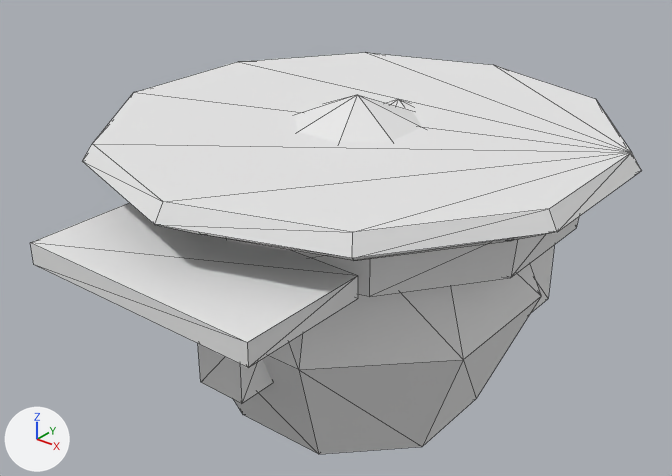
The glTF model assets/models/villager-head-cap.glb: old version first, new version second.
Before and after are seen from a 50 mm lens placed at (0.987, -1.326, 3.021), pointed at (-0.033, -0.051, 2.231). Every picture has the same lights, and +X, +Y and +Z are marked at lower left. The first picture is the older version. Mesh edges are drawn as thin lines. Vertices at exactly the same position are counted once.

Names of what the first picture shows: 'head'.
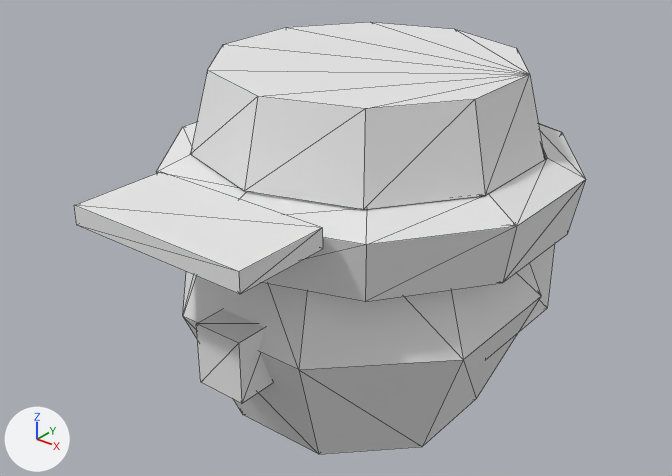
What differs and where, as boxes (x1, y1, x2, y2) in the pictures (672 x 476 px):
'head', reshaped (16% narrower, 8% taller): before (30, 53, 641, 454); after (74, 22, 586, 454)
part 1 of me_head, added: after (190, 22, 545, 210)
part 2 of me_head, reshaped: before (83, 53, 641, 313); after (156, 122, 586, 331)

The edits, one by one:
me_head is used by ob_head; location (0.0, 0.0, 0.0).
me_head had 110 vertices, 196 faces and spanned x -0.476..0.476, y -0.58..0.48, z 1.8..2.52.
me_head now has 110 vertices, 196 faces and spans x -0.38..0.38, y -0.53..0.41, z 1.8..2.58.
me_head part 1: a new loose piece, a 10-sided cut cone along z (radius 0.33 at the low end, 0.29 at the high end) spanning x -0.314..0.314, y -0.33..0.33, z 2.43..2.58, in mat_palette (its picture is missing).
Part 2, on me_head:
38 vertices are removed from x -0.476..0.476, y -0.52..0.48, z 2.39..2.47.
82 faces are deleted.
8 vertices in x -0.296..0.296, y -0.196..0.396, z 2.349 move by (0.0, 0.0, -0.058).
8 vertices in x -0.296..0.296, y -0.196..0.396, z 2.091 move by (0.0, 0.0, -0.022).
22 vertices move from x -0.371..0.38, y -0.58..0.41, z 1.961..2.479 to x -0.361..0.38, y -0.53..0.39, z 1.958..2.425.
18 vertices are added at x -0.38..0.38, y -0.39..0.41, z 2.4..2.43.
46 new faces join them.
